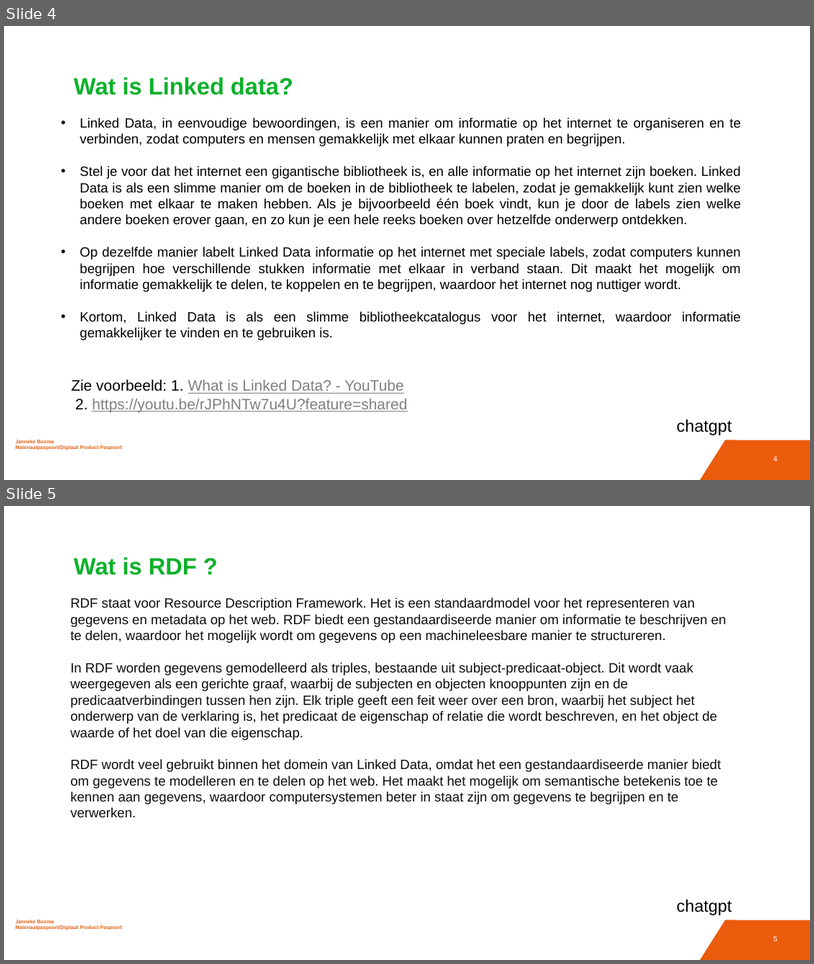
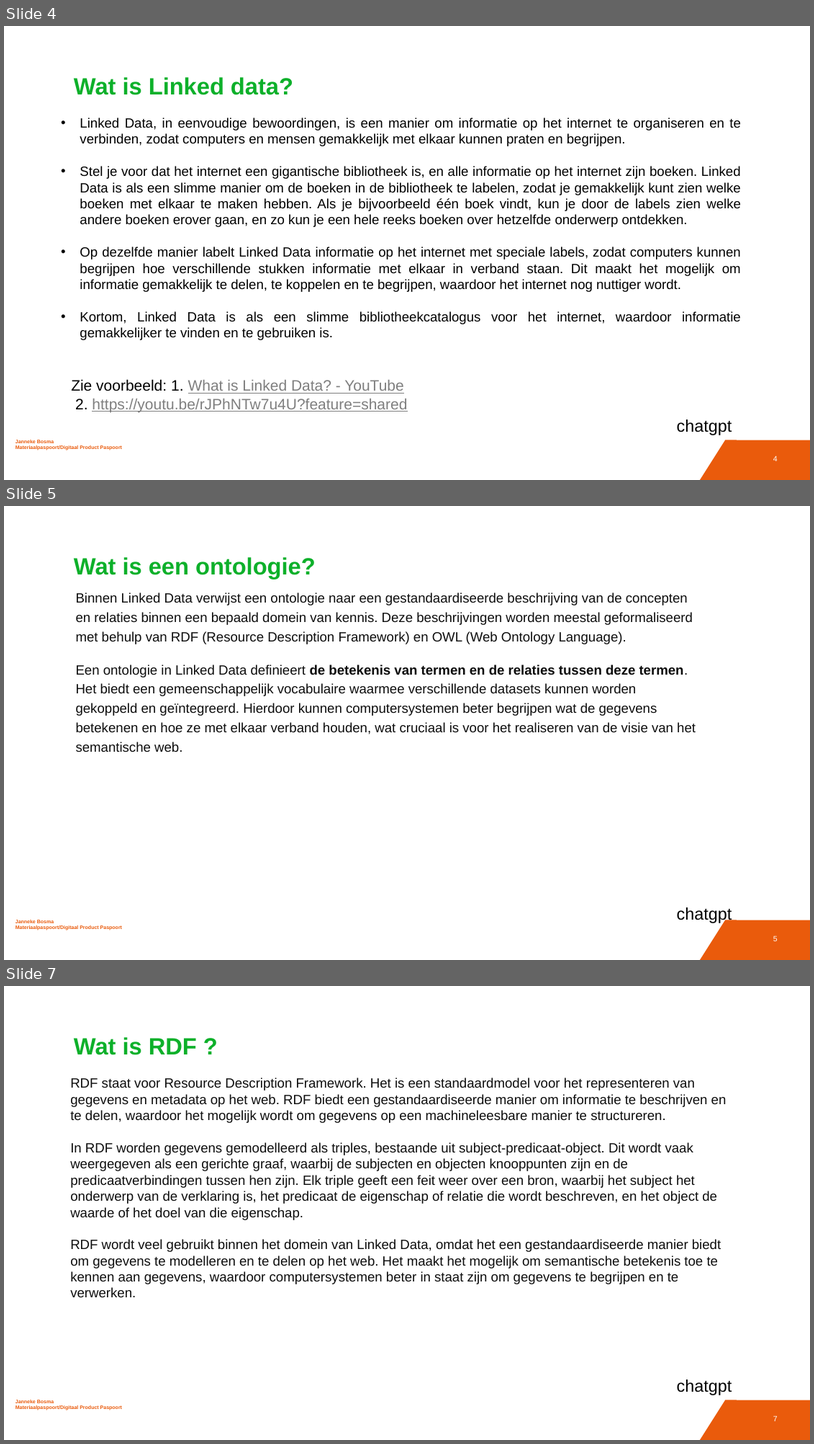
Before and after one commit to JannekeBosma/DPP, a slide deck: NL - Deel 2 Uitleg DPP en validatietool.pptx. Shown one above the other, each under a label of ours: slides 4 and 5 before the commit, slides 4, 5 and 7 after it; the slides between them are not shown. The pictures are 814x964 and 814x1444 pixels, drawn with LibreOffice and Linux fonts; fonts in the diff are those of the drawing. Boxes give left, top, right and bottom in pixels: in the first picture for what was removed or moved away, otherwise in the second. Text is boxed around its words. In the diff, an @@ line names an element or a change of style, - is before the commit and + after.

```diff
--- a/NL - Deel 2 Uitleg DPP en validatietool.pptx
+++ b/NL - Deel 2 Uitleg DPP en validatietool.pptx
@@ slide 5 added at (4, 506, 810, 960), background #FFFFFF; not listed: 3 template elements that a slide beside it also shows @@
@@ title added at (74, 557, 316, 579), 28 pt, text #0DB02A, bold @@
+Wat is een ontologie?
@@ text added at (76, 592, 696, 752), 16 pt, text #0D0D0D @@
+Binnen Linked Data verwijst een ontologie naar een gestandaardiseerde beschrijving van de concepten en relaties binnen een bepaald domein van kennis. Deze beschrijvingen worden meestal geformaliseerd met behulp van RDF (Resource Description Framework) en OWL (Web Ontology Language).
+Een ontologie in Linked Data definieert de betekenis van termen en de relaties tussen deze termen. Het biedt een gemeenschappelijk vocabulaire waarmee verschillende datasets kunnen worden gekoppeld en geïntegreerd. Hierdoor kunnen computersystemen beter begrijpen wat de gegevens betekenen en hoe ze met elkaar verband houden, wat cruciaal is voor het realiseren van de visie van het semantische web.
@@ text added at (677, 907, 733, 924), 20 pt, text #000000 @@
+chatgpt
@@ what was slide 5 is now slide 7 @@
@@ page number at (774, 1415, 778, 1421): text changed @@
-5
+7
```
Also in this commit, not shown: 1 slide changed, 1 other slide added, 1 other file.
